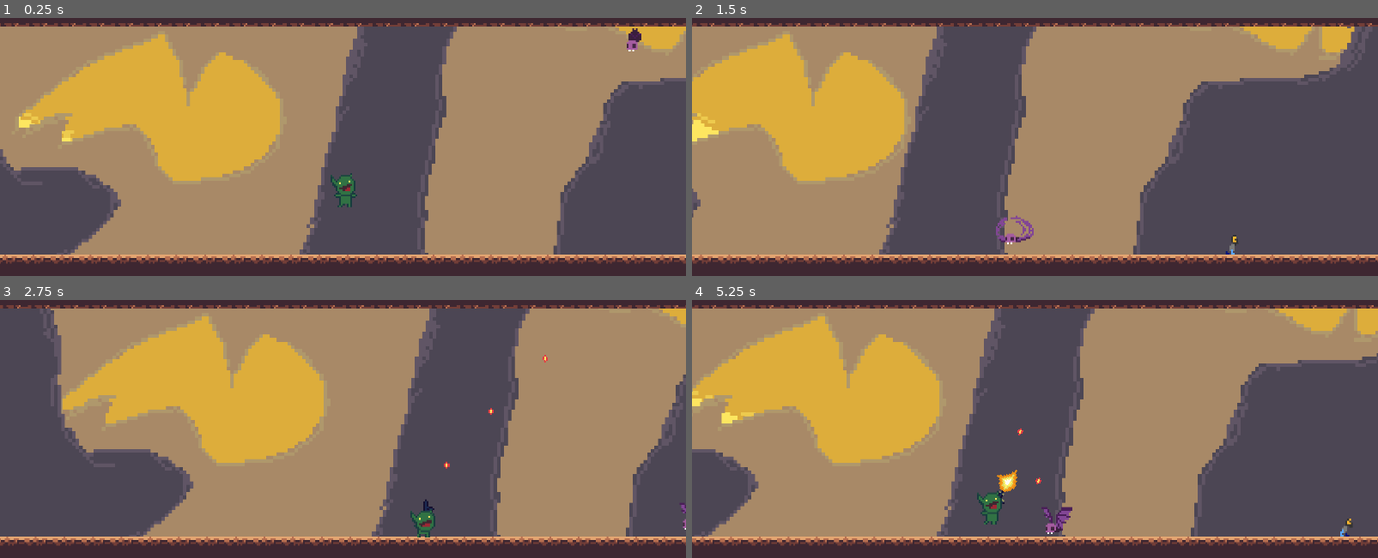
Above: before the commit, frames 1-4 (two rows, left to right).
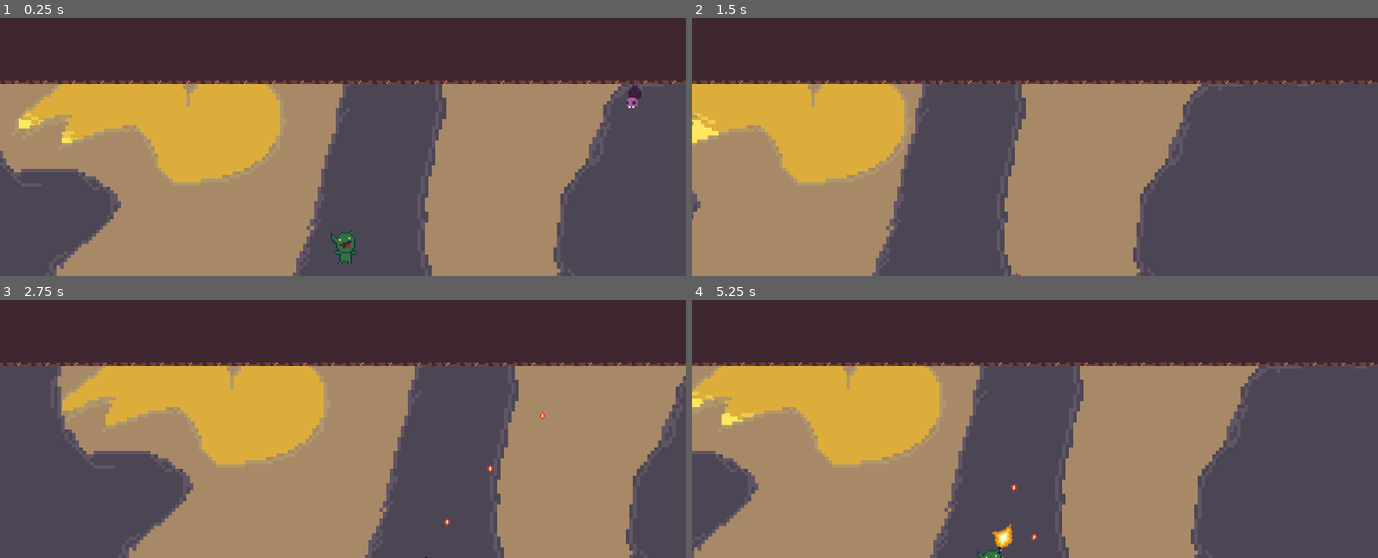
Above: after the commit, the same moments.

Repository: htimsekim/gobbo
Game: Godot game, scene res://src/Main/Game.tscn
The game is run twice, just before and just after one commit, with the same random seed, the same clock (stepped at 60 frames per second) and the same inputs.
Inputs (mouse positions are in pixels of both pictures, inside the frame that each line leads up to):
- Up to frame 1 (0.25 s): no input
- Up to frame 2 (1.5 s): move the mouse to (1185, 64) at 0.52 s; hold Right (move_right) 0.53-1.25 s; hold Ctrl (crouch) 0.53-1.25 s; click (1185, 64) at 0.67 s; tap Space (jump) at 0.77 s; drag from (897, 103) to (952, 237) at 1.27 s
- Up to frame 3 (2.75 s): move the mouse to (outside the picture) at 2.02 s; hold A (move_left) from 2.03 s (still down); hold Right mouse button (shoot) from 2.03 s (still down); tap Ctrl (crouch) at 2.3 s
- Up to frame 4 (5.25 s): release A (move_left) at 2.75 s; release Right mouse button (shoot) at 2.75 s; drag from (1000, 441) to (1240, 351) at 2.77 s; move the mouse to (1240, 423) at 3.52 s; hold Right (move_right) 3.53-4.25 s; hold Ctrl (crouch) 3.53-4.25 s; tap Space (jump) at 3.77 s; drag from (829, 307) to (1021, 514) at 4.27 s; move the mouse to (1069, 364) at 5.02 s; hold Right (move_right) from 5.03 s (still down); hold Right mouse button (shoot) from 5.03 s (still down); click (1069, 364) at 5.17 s

The runs differ from the first frame. In frame 1, 33% of the frame differs, in the area x 0-100%, y 1-100%; in frame 2, 32%; in frame 3, 32%; in frame 4, 33%.

Commit message:
test limits

Diff:
--- a/src/Main/Global.gd
+++ b/src/Main/Global.gd
@@ -26,15 +26,12 @@
 	get_node("plyrInst").position = current_scene.get_node(str(spawn)).position #set plyr spawn
 
 	var camera = get_node("plyrInst/Camera2D")
-	map_limits = Global.current_scene.get_node("level/tilemaps/limits").get_used_rect()
-	var map_cellsize = Global.current_scene.get_node("level/tilemaps/limits").cell_size
+	map_limits = current_scene.get_node("level/tilemaps/limits").get_used_rect()
+	var map_cellsize = current_scene.get_node("level/tilemaps/limits").cell_size
 
 	camera.limit_left = map_limits.position.x * map_cellsize.x
 	camera.limit_right = map_limits.end.x * map_cellsize.x
 	camera.limit_top = map_limits.position.y * map_cellsize.y
 	camera.limit_bottom = map_limits.end.y * map_cellsize.y
 
-	if(camera.limit_right - camera.limit_left) > 384 and (camera.limit_bottom - camera.limit_top) > 224:
-		pass
-
 	camera.current = true
--- a/src/Objects/Player.gd
+++ b/src/Objects/Player.gd
@@ -45,9 +45,10 @@
 #		animation_player.play("crouch")
 	var targetinc = .05
 
+	$Camera2D.position.x = clamp($Camera2D.position.x, $Camera2D.limit_left - $Camera2D.offset.x , $Camera2D.limit_right - $Camera2D.offset.x )
+
 	if direction.x !=0: #apply friction(1) and acceleration(.2)
 		var targetpos = Global.map_limits.end.x - 10
-
 		_velocity.x = lerp(_velocity.x, direction.x * speed.x, .2)
 		$Camera2D.offset.x = lerp($Camera2D.offset.x, direction.x * targetpos, targetinc)
 	else:
--- a/src/levels/goblintown.tscn
+++ b/src/levels/goblintown.tscn
@@ -12,7 +12,7 @@
 [node name="level" parent="." instance=ExtResource( 1 )]
 
 [node name="limits" parent="level/tilemaps" index="0"]
-tile_data = PoolIntArray( -262206, 1, 0, 262204, 1, 0 )
+tile_data = PoolIntArray( -393277, 1, 0, 262204, 1, 0 )
 
 [node name="collision" parent="level/tilemaps" index="4"]
 tile_data = PoolIntArray( -786500, 10, 0, -786499, 10, 1, -786498, 10, 1, -786497, 10, 1, -786496, 10, 1, -786495, 10,  …(45506 unchanged characters)…
